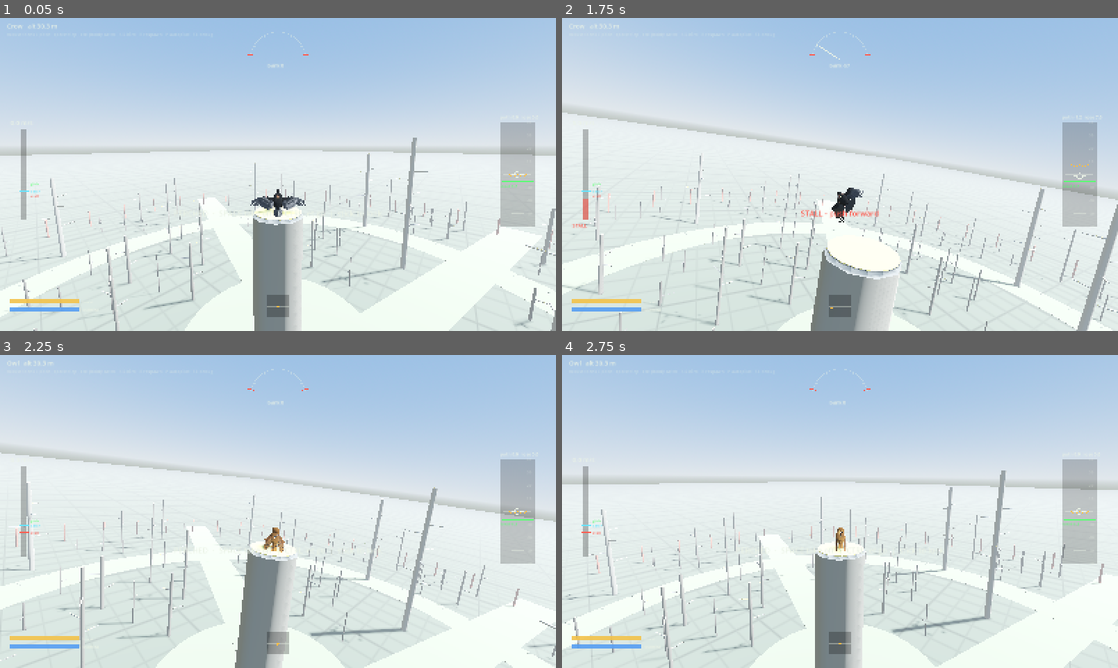
Above: before the commit, frames 1-4 (two rows, left to right).
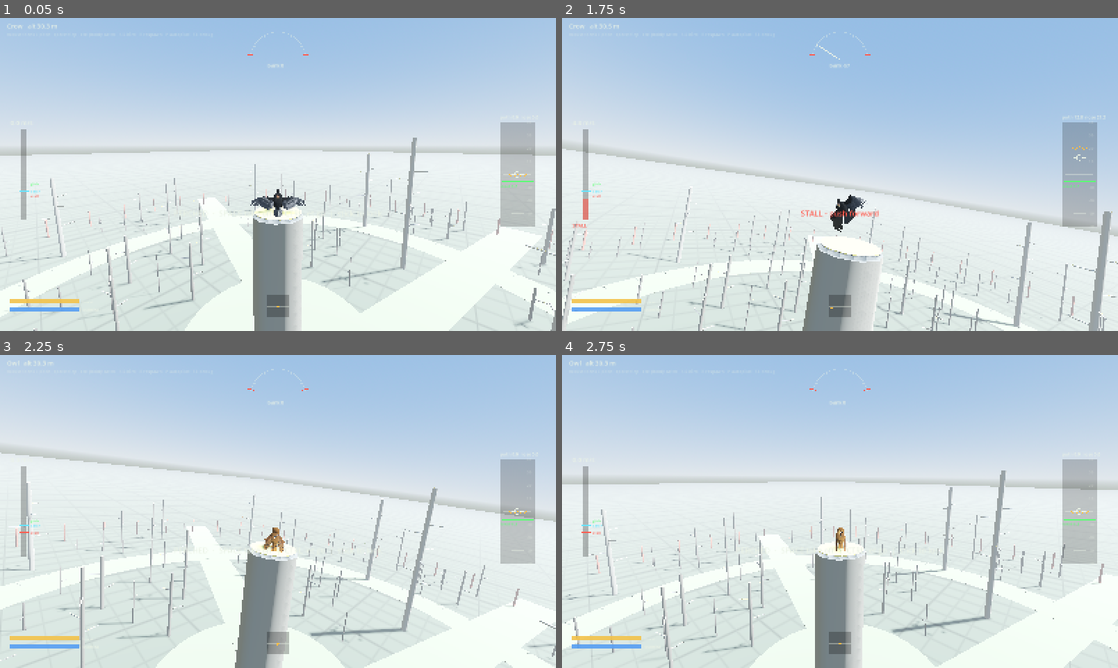
Above: after the commit, the same moments.

Repository: afaucher/flap
Game: Godot game, scene res://scenes/boot.tscn
The game is run twice, just before and just after one commit, with the same random seed, the same clock (stepped at 60 frames per second) and the same inputs.
Inputs (mouse positions are in pixels of both pictures, inside the frame that each line leads up to):
- Up to frame 1 (0.05 s): no input
- Up to frame 2 (1.75 s): tap Enter at 0.5 s; move the mouse to (962, 158) at 0.52 s; hold Space (flap) 0.53-1.28 s; hold Up from 0.53 s (still down); click (962, 158) at 0.67 s; move the mouse to (812, 174) at 1.27 s; tap 1 (bird_1) at 1.35 s; tap Space (flap) at 1.52, 1.55 s
- Up to frame 3 (2.25 s): keep holding Up; tap Space (flap) at 1.82 s; move the mouse to (289, 505) at 2.02 s; hold Space (flap) from 2.03 s (still down); tap 2 (bird_2) at 2.1 s
- Up to frame 4 (2.75 s): keep holding Up; keep holding Space (flap)

The runs differ from the first frame. In frame 1, less than 0.1% of the frame differs, in the area x 45-46%, y 46-47%; in frame 2, 22%, in the area x 0-100%, y 25-100%; in frame 3, less than 0.1%; in frame 4, less than 0.1%.

Commit message:
Take-offs: no shove off the perch, the legs build the launch speed over the push
- Leaving a perch, the bird starts from its seat (it passes through its own tree for a moment) instead of being
  moved a third of a metre clear of the branch in one tick; the push leaves a little upward.
- Off the ground or a perch the bird launches at 30 % of its take-off speed and the legs add the rest over the
  0.15 s push (Bird._leap): a hawk off the ground no longer goes 0 to 4.4 m/s in one tick, and the head no
  longer flicks catching up with the jolt. The ground leap also loses its 5 cm pop.
- test_takeoff_pose: no shove in the first tick, speed built up over the push (ground and perch, all species);
  regression entries perch-push-shove and takeoff-speed-instant, KILLED. probe_takeoff_neck.

Co-Authored-By: Claude Opus 5.5 <noreply@anthropic.com>

Diff:
--- a/scripts/bird/bird.gd
+++ b/scripts/bird/bird.gd
@@ -29,6 +29,7 @@
 const FLARE_PITCH := 55.0      ## deg, how far the body pitches up mid-landing (the braking flare)
 const TAKEOFF_GRACE := 0.5     ## s after leaving the ground or a perch before touching down counts as landing
 const PUSH_TIME := 0.15        ## s the feet keep pushing on the perch after take-off (the leap)
+const LEAP_START := 0.3        ## share of the take-off speed at the first tick; the legs add the rest over PUSH_TIME
 const LEAVE_PASS := 0.35       ## s the bird passes through the tree it just left (it may face along a branch)
 
 var profile: BirdProfile
@@ -73,6 +74,7 @@
 var _age_state := -1
 var _push_grip := Vector3.ZERO   ## the perch or ground just pushed off from (the legs extend toward it)
 var _push_left := 0.0
+var _leap := Vector3.ZERO        ## velocity the legs are still to add over the push (m/s, world)
 
 
 func setup(p: BirdProfile, l: ArenaLayout, ctrl: Object) -> void:
@@ -223,6 +225,8 @@
 		var to_seat := Perch.seat_at(candidate_grip, profile) - global_position
 		var lateral := to_seat - dir * to_seat.dot(dir)
 		push += lateral * 4.0 * perch_assist * near_k
+	if _push_left > 0.0:   # (the leap: the legs extending speed the bird up over the push, not in one tick)
+		push += _leap / PUSH_TIME
 	var horiz := Vector2(global_position.x, global_position.z)
 	if horiz.length() > layout.boundary:
 		var back := -horiz.normalized() * (horiz.length() - layout.boundary) * 3.0
@@ -344,22 +348,28 @@
 	elif inp.flap_pressed:
 		_push_grip = Vector3(global_position.x, ArenaLayout.GROUND_Y, global_position.z)
 		_push_left = PUSH_TIME
-		# Jump and beat: mostly up, a little forward, with ground effect helping the first wingbeats.
+		# Jump and beat: mostly up, a little forward, with ground effect helping the first wingbeats. The legs
+		# build the speed up over the push (_leap) rather than in one tick.
 		var v := facing * profile.hop_speed * 0.6 + Vector3.UP * maxf(3.5, profile.hop_speed * 1.1)
-		model.launch(global_position + Vector3.UP * 0.05, v.normalized(), v.length())
+		model.launch(global_position, v.normalized(), v.length() * LEAP_START)
+		_leap = v * (1.0 - LEAP_START)
 		model.flap(true)
 		_grace = TAKEOFF_GRACE
 		state = State.FLYING
 
 
-## FLAP: push off with a free wingbeat; CATCH: just let go and drop.
+## FLAP: push off with a free wingbeat; CATCH: just let go and drop. From the seat, as it sits: the bird passes
+## through its own tree for a moment (_pass_through), so it needn't be moved clear of the branch first -- that jump
+## (a third of a metre for a hawk, in one tick) read as a shove off the perch. The push leaves a little upward so the
+## body rises over the branch; letting go, it tips forward and falls.
 func _leave_perch(with_flap: bool) -> void:
 	var left := perch
 	_push_grip = perch_grip
 	_push_left = PUSH_TIME
-	var dir := (facing + Vector3.DOWN * (0.1 if with_flap else 0.35)).normalized()
-	global_position = Perch.seat_at(perch_grip, profile) + facing * (left.thickness + profile.body_length * 0.35 + 0.05)
-	model.launch(global_position, dir, profile.hop_speed)
+	var dir := (facing + (Vector3.UP * 0.15 if with_flap else Vector3.DOWN * 0.35)).normalized()
+	global_position = Perch.seat_at(perch_grip, profile)
+	model.launch(global_position, dir, profile.hop_speed * LEAP_START)
+	_leap = dir * profile.hop_speed * (1.0 - LEAP_START)
 	if with_flap:
 		model.flap(true)   # the push-off wingbeat is free
 	_released_perch_id = left.id
--- /dev/null
+++ b/tests/probe_takeoff_neck.gd
@@ -0,0 +1,52 @@
+extends TestCase
+## Diagnostic (run by name): the head against the drawn body through a lab ground take-off (`-- --bird <id>`,
+## default hawk; `-- --scenario takeoff` for the perch): per tick, the head's place in the body's frame (m, up and
+## forward), its lag (head_offset), the bird's speed; and a count of the neck's flicks -- reversals of the head's
+## up-down motion bigger than 1 % of L.
+
+
+func setup() -> void:
+	var args := OS.get_cmdline_user_args()
+	var id := Boot.arg_value(args, "--bird")
+	if id == "":
+		id = "hawk"
+	var sid := Boot.arg_value(args, "--scenario")
+	if sid == "":
+		sid = "ground"
+	var lab := ArenaLayout.lab()
+	var arena := ArenaBuilder.new()
+	add_child(arena)
+	arena.build(lab)
+	await frames(2)
+	var b := Bird.new()
+	add_child(b)
+	b.setup(BirdProfile.by_id(id), lab, null)
+	b.arena = arena
+	LabScenarios.start(LabScenarios.by_id(sid), b, lab)
+	var L := b.profile.body_length
+	var ys := PackedFloat32Array()
+	var left := -1
+	for i in 240:
+		await frames(1)
+		var r := b.rig
+		var hp := r.global_transform.affine_inverse() * r._head.global_position
+		if left < 0 and b.state == Bird.State.FLYING and i > 20:
+			left = i
+		if left >= 0 and i - left < 60:
+			ys.append(hp.y)
+			print("%3d %-8s speed %5.2f  head up %.3f fwd %.3f  lag %.3f" % [i - left, Bird.State.keys()[b.state], b.model.velocity.length(), hp.y, -hp.z, r.head_offset.length()])
+	var flicks := 0
+	var dir := 0
+	var turn_at := ys[0] if not ys.is_empty() else 0.0
+	for k in range(1, ys.size()):
+		var d := ys[k] - ys[k - 1]
+		if absf(d) < 1e-5:
+			continue
+		var s := 1 if d > 0.0 else -1
+		if dir != 0 and s != dir:
+			if absf(ys[k - 1] - turn_at) > L * 0.01:
+				flicks += 1
+			turn_at = ys[k - 1]
+		dir = s
+	print("neck flicks in the first second: %d" % flicks)
+	finish()
--- a/tests/regressions/mutations.json
+++ b/tests/regressions/mutations.json
@@ -838,5 +838,33 @@
     "replace": ":"
    }
   ]
+ },
+ {
+  "id": "perch-push-shove",
+  "bug": "Leaving a perch moved the bird clear of the branch in one tick (a third of a metre for a hawk) before it flew on at its launch speed: a shove off the perch (2026-11-02).",
+  "tests": [
+   "test_takeoff_pose"
+  ],
+  "edits": [
+   {
+    "file": "scripts/bird/bird.gd",
+    "find": "\tglobal_position = Perch.seat_at(perch_grip, profile)\n\tmodel.launch(global_position, dir, profile.hop_speed * LEAP_START)\n",
+    "replace": "\tglobal_position = Perch.seat_at(perch_grip, profile) + facing * (left.thickness + profile.body_length * 0.35 + 0.05)\n\tmodel.launch(global_position, dir, profile.hop_speed * LEAP_START)\n"
+   }
+  ]
+ },
+ {
+  "id": "takeoff-speed-instant",
+  "bug": "A take-off gave the bird its whole launch speed in one tick (a hawk off the ground: 0 to 4.4 m/s), and the head, lagging the jolt, flicked as it caught up (2026-11-02).",
+  "tests": [
+   "test_takeoff_pose"
+  ],
+  "edits": [
+   {
+    "file": "scripts/bird/bird.gd",
+    "find": "const LEAP_START := 0.3 ",
+    "replace": "const LEAP_START := 1.0 "
+   }
+  ]
  }
 ]
--- a/tests/test_takeoff_pose.gd
+++ b/tests/test_takeoff_pose.gd
@@ -5,6 +5,8 @@
 ## - the head stays near the horizon and looks ahead, not at the sky up the steep climb or back past vertical;
 ## - the neck: the head's lag behind its jolted body short in the air, the neck bones inside the drawn neck;
 ## - the blink: the membrane is a film on the eye's own cap, so it never shows outside the eye.
+## And off a perch (the lab's push take-off and drop-off): no shove in the first tick. Off the ground or a perch,
+## the legs build the speed up over the push (Bird._leap) rather than giving it all in one tick.
 
 
 func _init() -> void:
@@ -34,6 +36,7 @@
 			check(e.mesh == (e.get_parent().get_child(0) as MeshInstance3D).mesh and e.material_override is ShaderMaterial, p.id + " the membrane is a film on the eye's own cap")
 		ctl.flap = true
 		ctl.hold = true
+		var speeds := PackedFloat32Array()
 		var last := r.global_transform.basis.get_rotation_quaternion()
 		var worst_turn := 0.0
 		var worst_head := -INF
@@ -54,12 +57,17 @@
 				worst_back = minf(worst_back, hflat.normalized().dot(b.model.heading_dir()))
 			if b.state == Bird.State.FLYING:
 				worst_lag = maxf(worst_lag, r.head_offset.length())
+				speeds.append(b.model.velocity.length())
 			var cv := r._neck_curve()
 			for k in [1, 2]:
 				var far := INF
 				for u in 21:
 					far = minf(far, (r.neck_joints[k] as Vector3).distance_to(BirdRig._bezier(cv[0], cv[1], cv[2], cv[3], u / 20.0)))
 				worst_neck = maxf(worst_neck, far)
+		var top_push := 0.0
+		for k in mini(speeds.size(), 10):
+			top_push = maxf(top_push, speeds[k])
+		check(speeds.size() > 10 and speeds[0] < top_push * 0.45, "%s take-off: the legs build the speed up, not in one tick (%.2f m/s at once, %.2f by the push's end)" % [p.id, speeds[0] if not speeds.is_empty() else 0.0, top_push])
 		var step := BirdRig.ATT_RATE * maxf(dt, 1.0 / 60.0) * 2.5   # (a rig tick can carry two physics ticks)
 		check(worst_turn < step, "%s take-off: the body swings, no snap (worst %.1f deg a frame)" % [p.id, worst_turn])
 		check(worst_head < 50.0, "%s take-off: the head near the horizon (highest %.0f deg)" % [p.id, worst_head])
@@ -72,4 +80,46 @@
 		check(off < 1.0, "%s steady flight: drawn as the Bird's own attitude (%.2f deg off)" % [p.id, off])
 		b.queue_free()
 		await frames(1)
+	# Off a perch: the push moves the bird off at its launch speed from the first tick, no shove ahead of it (the
+	# bird was once moved clear of the branch in one tick, a third of a metre for a hawk).
+	var lab := ArenaLayout.lab()
+	var lab_arena := ArenaBuilder.new()
+	add_child(lab_arena)
+	lab_arena.build(lab)
+	await frames(2)
+	for p in BirdProfile.all():
+		for sid in ["takeoff", "drop"]:
+			var b := Bird.new()
+			add_child(b)
+			b.setup(p, lab, null)
+			b.arena = lab_arena
+			LabScenarios.start(LabScenarios.by_id(sid), b, lab)
+			var steps := PackedFloat32Array()
+			var speeds := PackedFloat32Array()
+			var last := b.global_position
+			var left_at := -1
+			for i in 120:
+				await frames(1)
+				if left_at < 0 and b.state == Bird.State.FLYING:
+					left_at = i
+					steps.append(b.global_position.distance_to(last))
+				elif left_at >= 0:
+					steps.append(b.global_position.distance_to(last))
+				if left_at >= 0:
+					speeds.append(b.model.velocity.length())
+					if steps.size() >= 12:
+						break
+				last = b.global_position
+			check(steps.size() >= 12, "%s %s leaves the perch" % [p.id, sid])
+			if steps.size() >= 12:
+				var later := 0.0
+				for k in range(1, 12):
+					later = maxf(later, steps[k])
+				check(steps[0] < later * 1.5, "%s %s: the first tick off the perch no further than the ticks after (%.3f m against %.3f m)" % [p.id, sid, steps[0], later])
+				var top_push := 0.0
+				for k in mini(speeds.size(), 10):
+					top_push = maxf(top_push, speeds[k])
+				check(speeds[0] < top_push * 0.45, "%s %s: the push builds the speed up, not in one tick (%.2f m/s at once, %.2f by its end)" % [p.id, sid, speeds[0], top_push])
+			b.queue_free()
+			await frames(1)
 	finish()
Binary file added: docs/images/takeoff_push_ab.png
